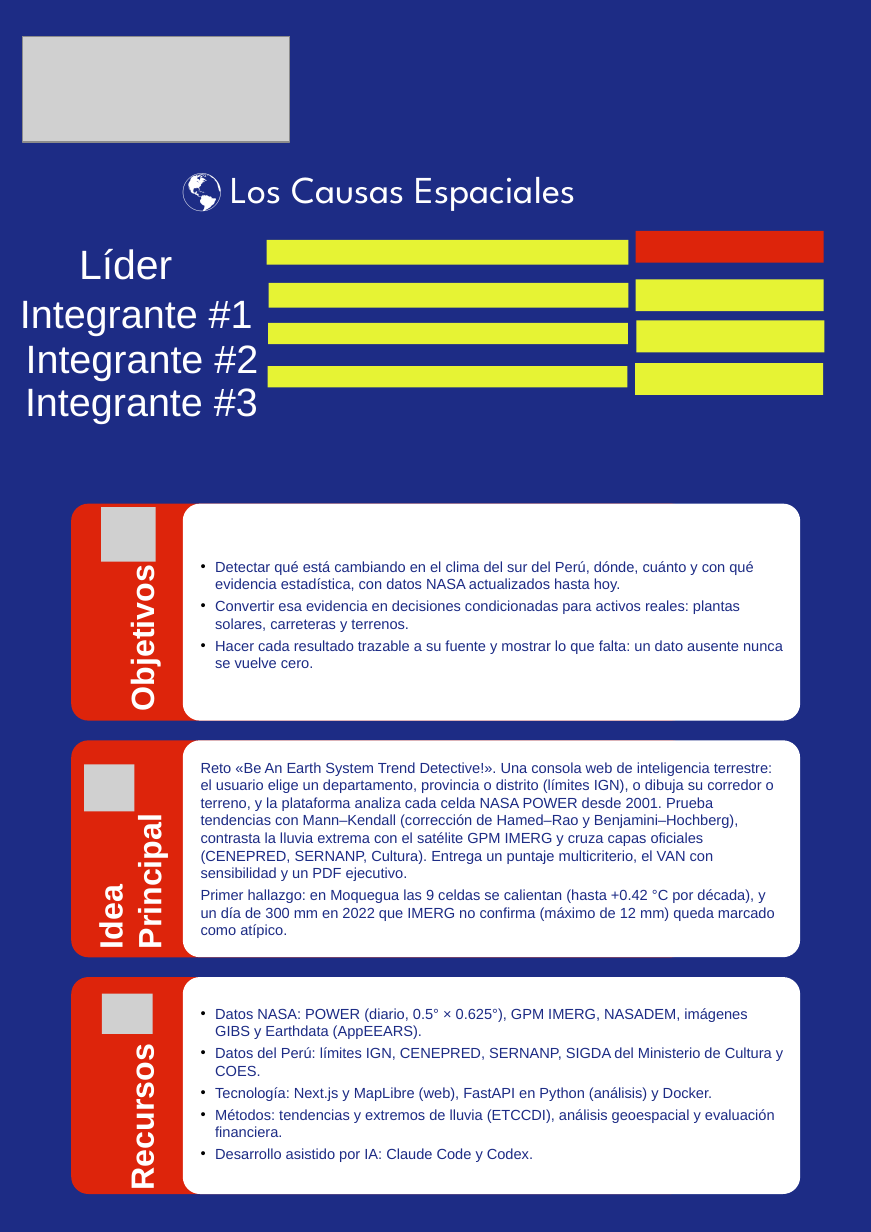
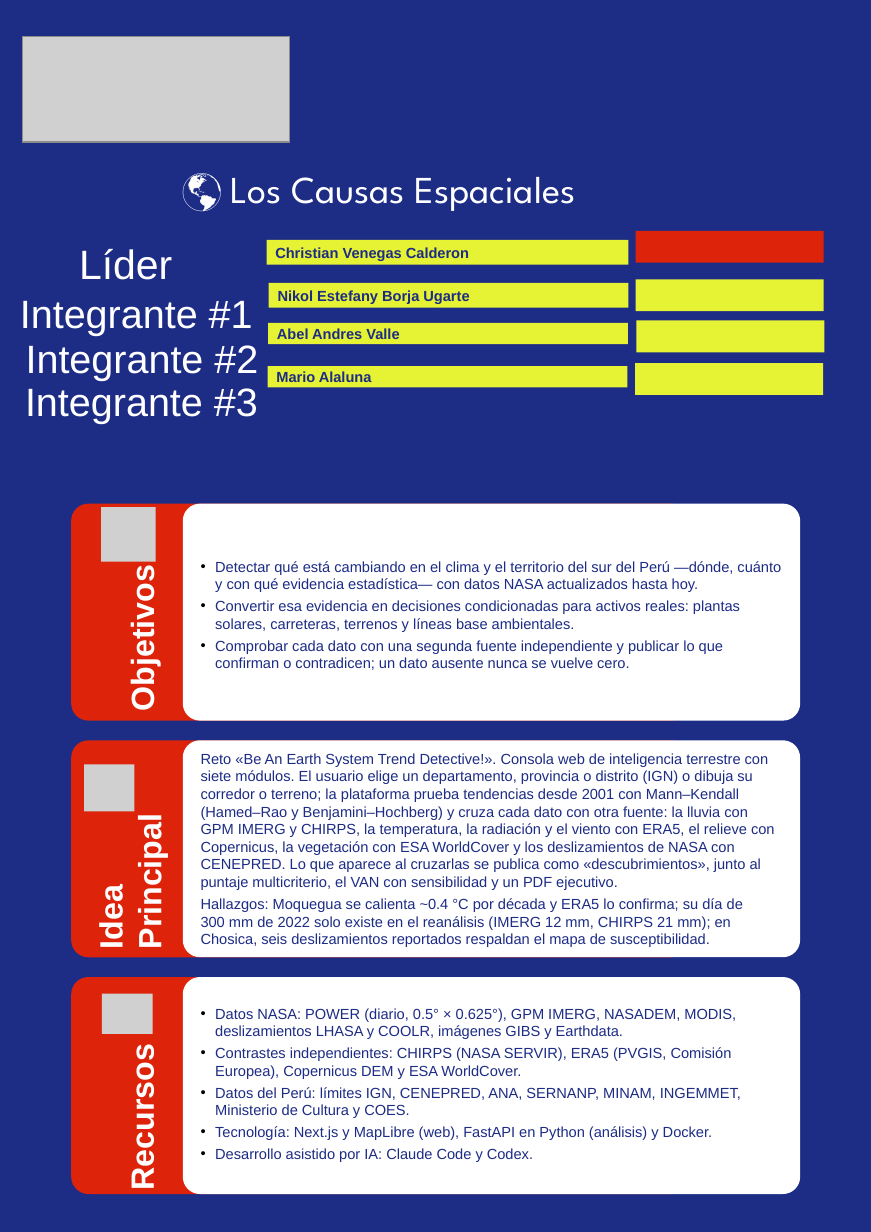
Before and after one commit to AndresVZ23/los-causas-espaciales, a slide deck: slide 1 of docs/nasa-submission/anteproyecto/Anteproyecto Los Causas Espaciales - NSA Moquegua 2026.pptx. Drawn at 871x1232 pixels with LibreOffice and Linux fonts; fonts in the diff are those of the drawing; grey boxes stand for pictures. Boxes give left, top, right and bottom in pixels: in the first picture for what was removed or moved away, otherwise in the second. Text is boxed around its words. In the diff, an @@ line names an element or a change of style, - is before the commit and + after.

Commit message:
docs(anteproyecto): equipo y contenido al 30-oct
- Líder Christian Venegas Calderon; integrantes Nikol Estefany Borja Ugarte, Abel Andres Valle y Mario Alaluna.
- Objetivos, idea y recursos actualizados: cada dato cruzado con una segunda fuente y los descubrimientos.
- Hallazgos verificados: Moquegua +~0.4 °C/década confirmado con ERA5; 300 mm de 2022 solo en el reanálisis;
  seis deslizamientos COOLR en Chosica respaldan el mapa. PPTX y PDF de una página.

```diff
--- a/docs/nasa-submission/anteproyecto/Anteproyecto Los Causas Espaciales - NSA Moquegua 2026.pptx
+++ b/docs/nasa-submission/anteproyecto/Anteproyecto Los Causas Espaciales - NSA Moquegua 2026.pptx
@@ text added at [275,247,469,261], 10 pt, text #1D2C85, bold @@
+Christian Venegas Calderon
@@ text added at [278,290,469,304], 10 pt, text #1D2C85, bold @@
+Nikol Estefany Borja Ugarte
@@ text added at [277,328,399,339], 10 pt, text #1D2C85, bold @@
+Abel Andres Valle
@@ text added at [276,371,372,382], 10 pt, text #1D2C85, bold @@
+Mario Alaluna
@@ text at [215,561,781,670]: text changed @@
-• Detectar qué está cambiando en el clima del sur del Perú, dónde, cuánto y con qué evidencia estadística, con datos NASA actualizados hasta hoy.
-• Convertir esa evidencia en decisiones condicionadas para activos reales: plantas solares, carreteras y terrenos.
-• Hacer cada resultado trazable a su fuente y mostrar lo que falta: un dato ausente nunca se vuelve cero.
+• Detectar qué está cambiando en el clima y el territorio del sur del Perú —dónde, cuánto y con qué evidencia estadística— con datos NASA actualizados hasta hoy.
+• Convertir esa evidencia en decisiones condicionadas para activos reales: plantas solares, carreteras, terrenos y líneas base ambientales.
+• Comprobar cada dato con una segunda fuente independiente y publicar lo que confirman o contradicen; un dato ausente nunca se vuelve cero.
@@ text at [201,753,775,947]: text changed @@
-Reto «Be An Earth System Trend Detective!». Una consola web de inteligencia terrestre: el usuario elige un departamento, provincia o distrito (límites IGN), o dibuja su corredor o terreno, y la plataforma analiza cada celda NASA POWER desde 2001. Prueba tendencias con Mann–Kendall (corrección de Hamed–Rao y Benjamini–Hochberg), contrasta la lluvia extrema con el satélite GPM IMERG y cruza capas oficiales (CENEPRED, SERNANP, Cultura). Entrega un puntaje multicriterio, el VAN con sensibilidad y un PDF ejecutivo.
-Primer hallazgo: en Moquegua las 9 celdas se calientan (hasta +0.42 °C por década), y un día de 300 mm en 2022 que IMERG no confirma (máximo de 12 mm) queda marcado como atípico.
+Reto «Be An Earth System Trend Detective!». Consola web de inteligencia terrestre con siete módulos. El usuario elige un departamento, provincia o distrito (IGN) o dibuja su corredor o terreno; la plataforma prueba tendencias desde 2001 con Mann–Kendall (Hamed–Rao y Benjamini–Hochberg) y cruza cada dato con otra fuente: la lluvia con GPM IMERG y CHIRPS, la temperatura, la radiación y el viento con ERA5, el relieve con Copernicus, la vegetación con ESA WorldCover y los deslizamientos de NASA con CENEPRED. Lo que aparece al cruzarlas se publica como «descubrimientos», junto al puntaje multicriterio, el VAN con sensibilidad y un PDF ejecutivo.
+Hallazgos: Moquegua se calienta ~0.4 °C por década y ERA5 lo confirma; su día de 300 mm de 2022 solo existe en el reanálisis (IMERG 12 mm, CHIRPS 21 mm); en Chosica, seis deslizamientos reportados respaldan el mapa de susceptibilidad.
@@ text at [215,1008,741,1118]: text changed @@
-• Datos NASA: POWER (diario, 0.5° × 0.625°), GPM IMERG, NASADEM, imágenes GIBS y Earthdata (AppEEARS).
-• Datos del Perú: límites IGN, CENEPRED, SERNANP, SIGDA del Ministerio de Cultura y COES.
+• Datos NASA: POWER (diario, 0.5° × 0.625°), GPM IMERG, NASADEM, MODIS, deslizamientos LHASA y COOLR, imágenes GIBS y Earthdata.
+• Contrastes independientes: CHIRPS (NASA SERVIR), ERA5 (PVGIS, Comisión Europea), Copernicus DEM y ESA WorldCover.
+• Datos del Perú: límites IGN, CENEPRED, ANA, SERNANP, MINAM, INGEMMET, Ministerio de Cultura y COES.
@@ text at [215,1109,775,1137]: paragraph removed @@
-• Métodos: tendencias y extremos de lluvia (ETCCDI), análisis geoespacial y evaluación financiera.
```
Also in this commit, not shown: 1 other file.
